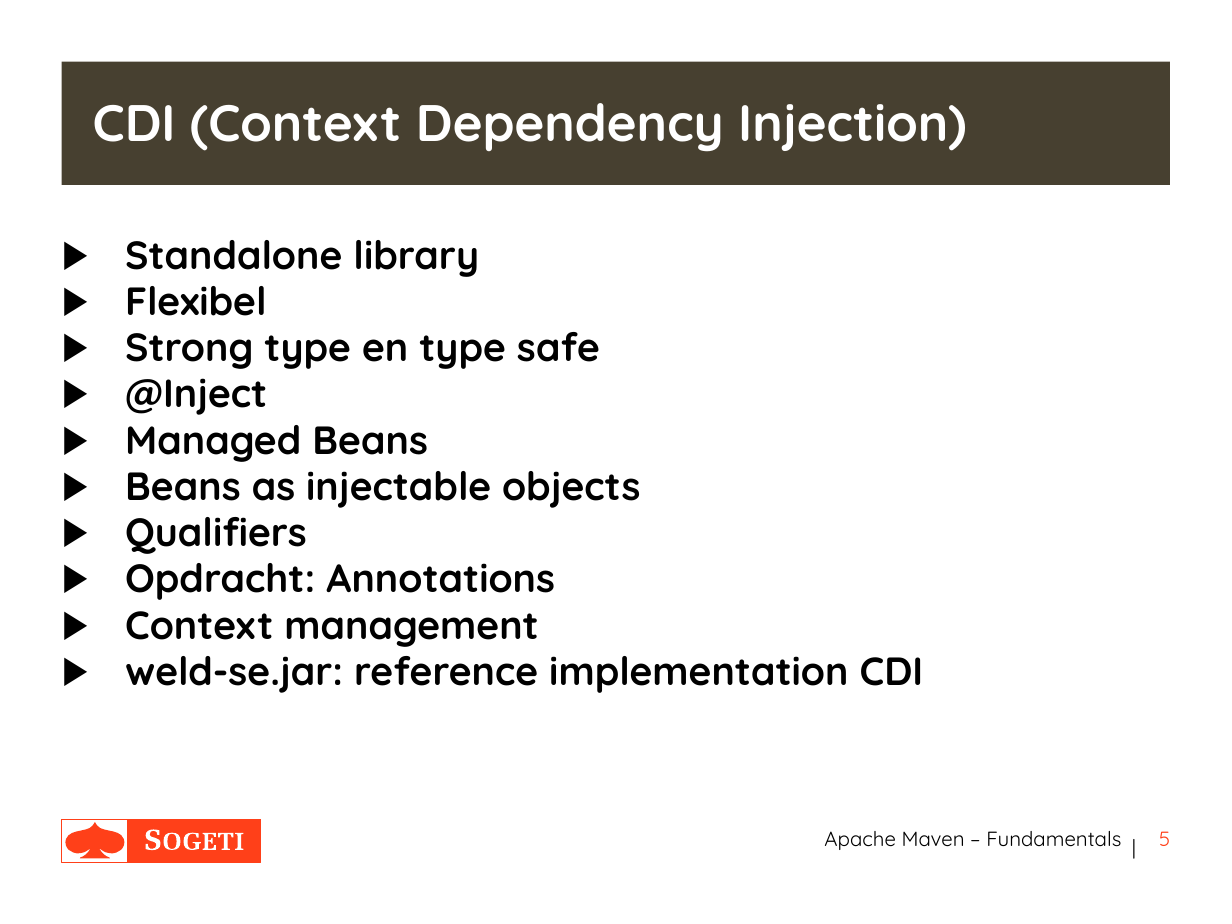
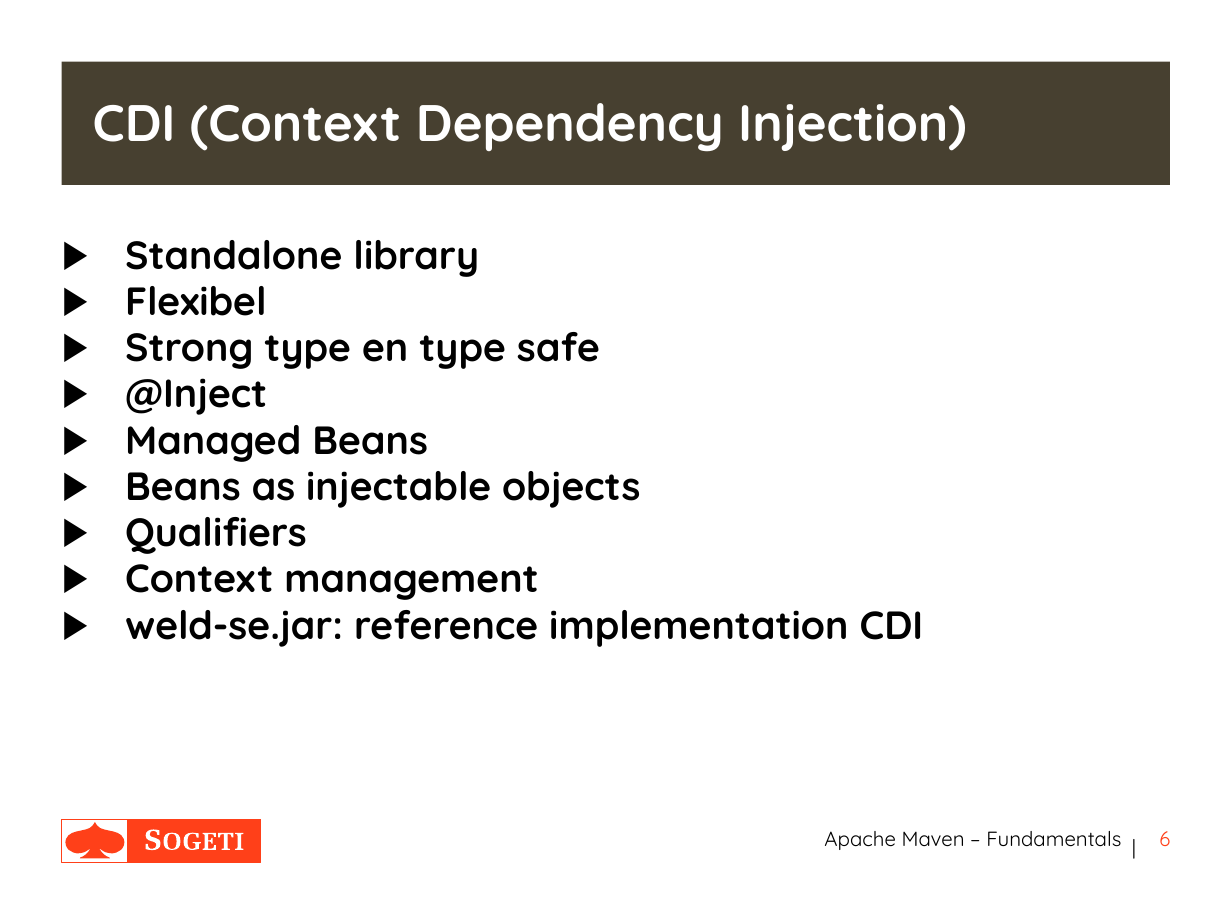
Before and after one commit to erwindeg/fontys-ejbcdi, a slide deck: slide 6 of Presentation-EJB&CDI.pptx (slide 5 before the commit). Drawn at 1232x924 pixels with LibreOffice and Linux fonts; fonts in the diff are those of the drawing. Boxes give left, top, right and bottom in pixels: in the first picture for what was removed or moved away, otherwise in the second. Text is boxed around its words. In the diff, an @@ line names an element or a change of style, - is before the commit and + after.

```diff
--- a/Presentation-EJB&CDI.pptx
+++ b/Presentation-EJB&CDI.pptx
@@ text at bbox=[125, 551, 555, 600]: paragraph removed @@
-▶ Opdracht: Annotations
@@ page number at bbox=[1159, 831, 1170, 846]: text changed @@
-5
+6
```
Also in this commit, not shown: 2 other slides changed, 1 slide added.
